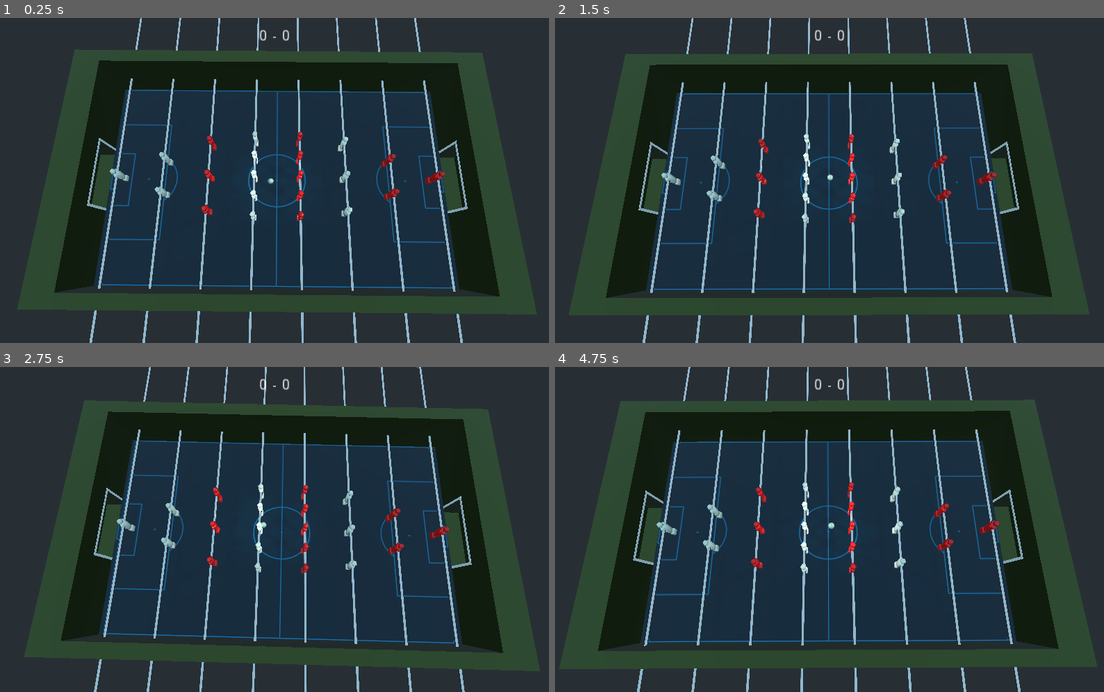
Above: before the commit, frames 1-4 (two rows, left to right).
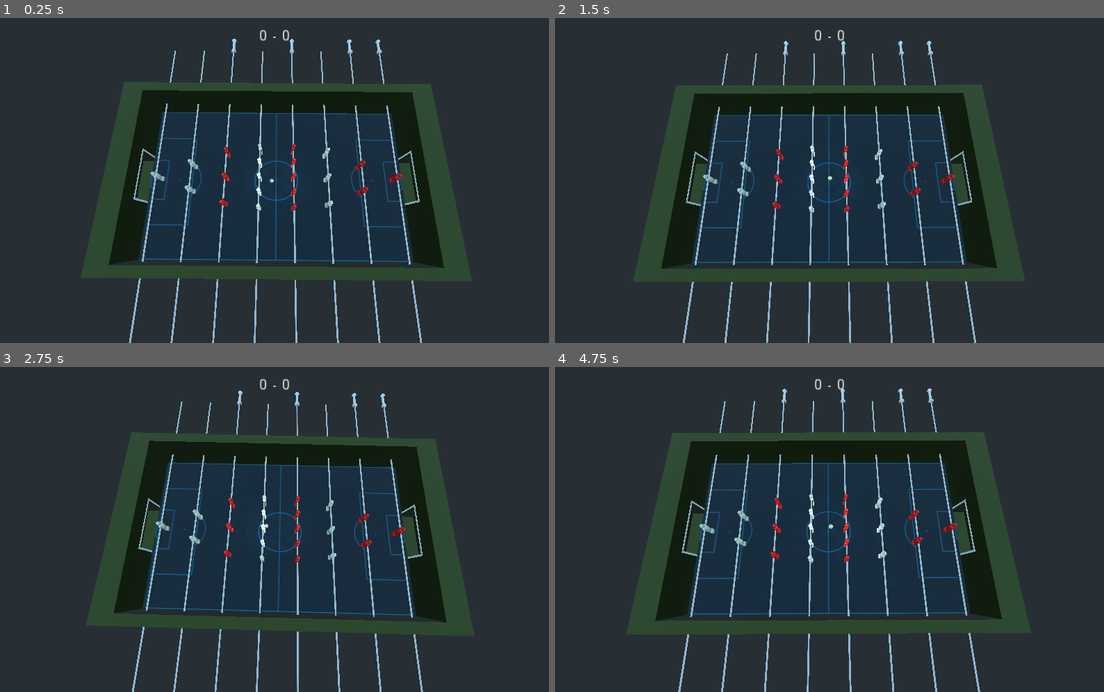
Above: after the commit, the same moments.

Repository: acarrasco/foosball
Game: Godot game, scene res://Room.tscn
Two runs of this game, one before a commit and one after it. Both use one fixed random seed, a clock stepped at 60 frames per second and the inputs below.
Inputs (mouse positions are in pixels of both pictures, inside the frame that each line leads up to):
- Up to frame 1 (0.25 s): no input
- Up to frame 2 (1.5 s): move the mouse to (950, 164) at 0.52 s; tap Space at 0.77 s; move the mouse to (719, 196) at 1.27 s
- Up to frame 3 (2.75 s): tap Space at 1.52 s; move the mouse to (329, 458) at 2.02 s
- Up to frame 4 (4.75 s): move the mouse to (802, 594) at 2.77 s; tap Space at 3.02, 3.77, 4.52 s; move the mouse to (994, 578) at 3.52 s; move the mouse to (664, 480) at 4.27 s

The runs differ from the first frame. In frame 1, 46% of the frame differs, in the area x 3-98%, y 0-100%; in frame 2, 46%; in frame 3, 45%; in frame 4, 48%, in the area x 0-99%, y 0-100%.

Commit message:
add hands

Diff:
--- a/Bar.gd
+++ b/Bar.gd
@@ -23,19 +23,29 @@
 export var active_material_analog_1: SpatialMaterial = SpatialMaterial.new()
 
 var active_materials
+var hands
 
 # Called when the node enters the scene tree for the first time.
 func _ready():
 	$CSGCylinder.material = inactive_material
 	active_materials = [active_material_analog_0, active_material_analog_1]
+	if invert == -1:
+		hands = [$RightHand, $LeftHand]
+	else:
+		hands = [$LeftHand, $RightHand]
 
 func activate(_analog):
 	analog = _analog
 	$CSGCylinder.material = active_materials[_analog]
+	for hand in hands:
+		hand.visible = false
+	hands[analog].visible = true
 
 func deactivate()	:
 	analog = -1
 	$CSGCylinder.material = inactive_material
+	for hand in hands:
+		hand.visible = false
 
 func move(delta):
 	var sway_input = invert * Input.get_joy_axis(joy, SWAY_AXIS[analog])
--- a/Bar.tscn
+++ b/Bar.tscn
@@ -1,14 +1,15 @@
-[gd_scene load_steps=7 format=2]
+[gd_scene load_steps=8 format=2]
 
-[ext_resource path="res://handle.obj" type="ArrayMesh" id=1]
+[ext_resource path="res://meshes/handle.obj" type="ArrayMesh" id=1]
 [ext_resource path="res://Bar.gd" type="Script" id=2]
+[ext_resource path="res://Hand.tscn" type="PackedScene" id=3]
 
-[sub_resource type="SpatialMaterial" id=3]
+[sub_resource type="SpatialMaterial" id=1]
 albedo_color = Color( 0.878431, 0.878431, 0.878431, 1 )
 metallic = 1.0
 roughness = 0.09
 
-[sub_resource type="SpatialMaterial" id=4]
+[sub_resource type="SpatialMaterial" id=2]
 albedo_color = Color( 0.470588, 0.658824, 0.87451, 1 )
 metallic = 1.0
 roughness = 0.17
@@ -51,3 +52,11 @@
 transform = Transform( 100, 0, 0, 0, 100, 0, 0, 0, 100, 0, 0, 85.0265 )
 mesh = ExtResource( 1 )
 material/0 = null
+
+[node name="LeftHand" parent="." instance=ExtResource( 3 )]
+transform = Transform( 1, 0, 0, 0, 1, 0, 0, 0, 1, -0.464408, 0.903898, 85.4625 )
+visible = false
+
+[node name="RightHand" parent="." instance=ExtResource( 3 )]
+transform = Transform( -1, 0, 0, 0, 1, 0, 0, 0, 1, 0.464, 0.904, 85.463 )
+visible = false
--- /dev/null
+++ b/Hand.tscn
@@ -0,0 +1,10 @@
+[gd_scene load_steps=2 format=2]
+
+[ext_resource path="res://meshes/hand.obj" type="ArrayMesh" id=1]
+
+[node name="Hand" type="Spatial"]
+
+[node name="MeshInstance" type="MeshInstance" parent="."]
+transform = Transform( 0.174833, 1.99234, 0, -0.719573, 0.0631443, 1.865, 1.85786, -0.163032, 0.722338, 0, 0, 0.016511 )
+mesh = ExtResource( 1 )
+material/0 = null
--- a/Pin.tscn
+++ b/Pin.tscn
@@ -1,6 +1,7 @@
 [gd_scene load_steps=6 format=2]
 
-[ext_resource path="res://pin.obj" type="ArrayMesh" id=1]
+[ext_resource path="res://meshes/pin.obj" type="ArrayMesh" id=1]
+
 
 [sub_resource type="SpatialMaterial" id=1]
 
--- a/Room.tscn
+++ b/Room.tscn
@@ -10,7 +10,7 @@
 
 [node name="CameraLeft" type="Camera" parent="."]
 transform = Transform( 1, 0, 0, 0, 0.173648, 0.984807, 0, -0.984807, 0.173648, 0, 80, 30 )
-fov = 60.0
+fov = 75.0
 near = 1.0
 far = 500.0
 
Not shown: 2 places in Bar.tscn that only renumber resources
Not shown, removed: handle.obj.import
Not shown, added: meshes/hand.obj
Not shown, added: meshes/hand.obj.import
Renamed: handle.obj -> meshes/handle.obj
Not shown, added: meshes/handle.obj.import
Renamed: pin.obj -> meshes/pin.obj
Not shown, added: meshes/pin.obj.import
Not shown, removed: pin.obj.import
